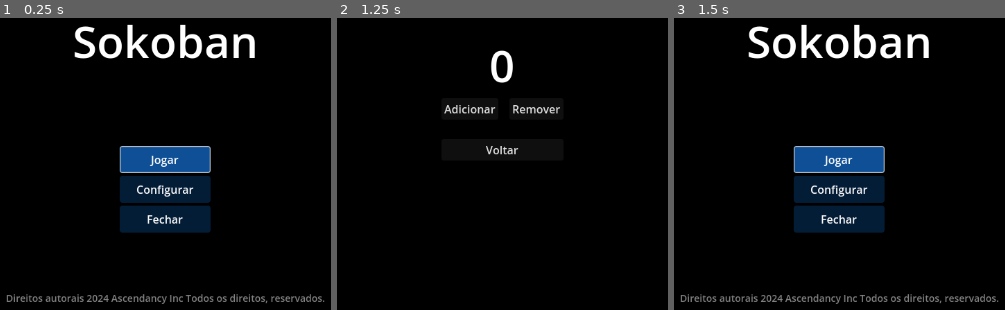
Above: before the commit, frames 1-3 (left to right).
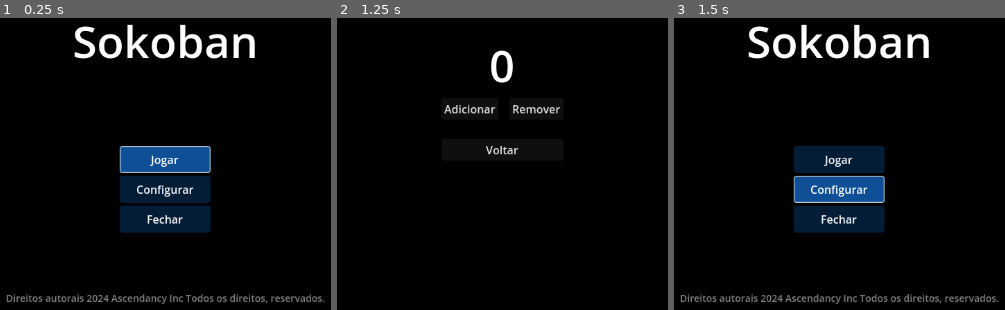
Above: after the commit, the same moments.

Repository: jcmljunior/hello
Game: Godot game, scene res://features/gui/scenes/start.tscn
The game is run twice, just before and just after one commit, with the same random seed, the same clock (stepped at 60 frames per second) and the same inputs.
Inputs:
- Up to frame 1 (0.25 s): no input
- Up to frame 2 (1.25 s): click "Configurar" at 0.5 s
- Up to frame 3 (1.5 s): click "Voltar" at 1.25 s

Frames 1-2 are identical in both runs. In frame 3, 5.0% of the frame differs, in the area x 35-64%, y 43-64%.

Commit message:
Implementação de variável indicativa referente ao menu selecionado na tela inicial.

Diff:
--- a/features/autoload/scripts/autoload_manager.gd
+++ b/features/autoload/scripts/autoload_manager.gd
@@ -1,8 +1,10 @@
 extends Node
 
 signal on_score_changed
+signal on_current_selected_changed
 
 @onready var score := 0 : set=set_score, get=get_score
+@onready var current_selected := 0 : set=set_current_selected, get=get_current_selected
 
 func set_score(new_score: int) -> void:
 	if new_score == score:
@@ -20,3 +22,14 @@
 
 func remove_score() -> void:
 	set_score(clamp(score -1, 0, 3))
+
+func set_current_selected(new_current_selected: int) -> void:
+	if current_selected == new_current_selected:
+		return
+
+	current_selected = new_current_selected
+	emit_signal("on_current_selected_changed")
+
+
+func get_current_selected() -> int:
+	return current_selected
--- a/features/demo/scripts/teste.gd
+++ b/features/demo/scripts/teste.gd
@@ -11,7 +11,6 @@
 
 func _on_button_pressed() -> void:
 	if not back_scene or not back_scene.can_instantiate():
-		print_debug("Oppss, ocorreu um erro ao alterar a cena.")
 		return
 
 	get_tree().change_scene_to_packed(back_scene)
--- a/features/gui/scripts/play_button.gd
+++ b/features/gui/scripts/play_button.gd
@@ -4,9 +4,17 @@
 # Solução alternativa temporaria.
 @export_file("*.tscn") var target_scene: String
 
+func _ready() -> void:
+		var current_selected := AutoloadManager.get_current_selected()
+		if current_selected == get_parent().get_children().find(self):
+			grab_focus()
+
 func _on_pressed() -> void:
 	if not target_scene:
 		return
 
-	print_debug("Jogando...")
+	update_current_selected()
 	get_tree().change_scene_to_file(target_scene)
+
+func update_current_selected() -> void:
+	AutoloadManager.set_current_selected(get_parent().get_children().find(self))
--- a/features/gui/scripts/settings_button.gd
+++ b/features/gui/scripts/settings_button.gd
@@ -4,9 +4,17 @@
 # Solução alternativa temporaria.
 @export_file("*.tscn") var target_scene: String
 
+func _ready() -> void:
+		var current_selected := AutoloadManager.get_current_selected()
+		if current_selected == get_parent().get_children().find(self):
+			grab_focus()
+
 func _on_pressed() -> void:
 	if not target_scene:
 		return
 
-	print_debug("Configurando...")
+	update_current_selected()
 	get_tree().change_scene_to_file(target_scene)
+
+func update_current_selected() -> void:
+	AutoloadManager.set_current_selected(get_parent().get_children().find(self))
